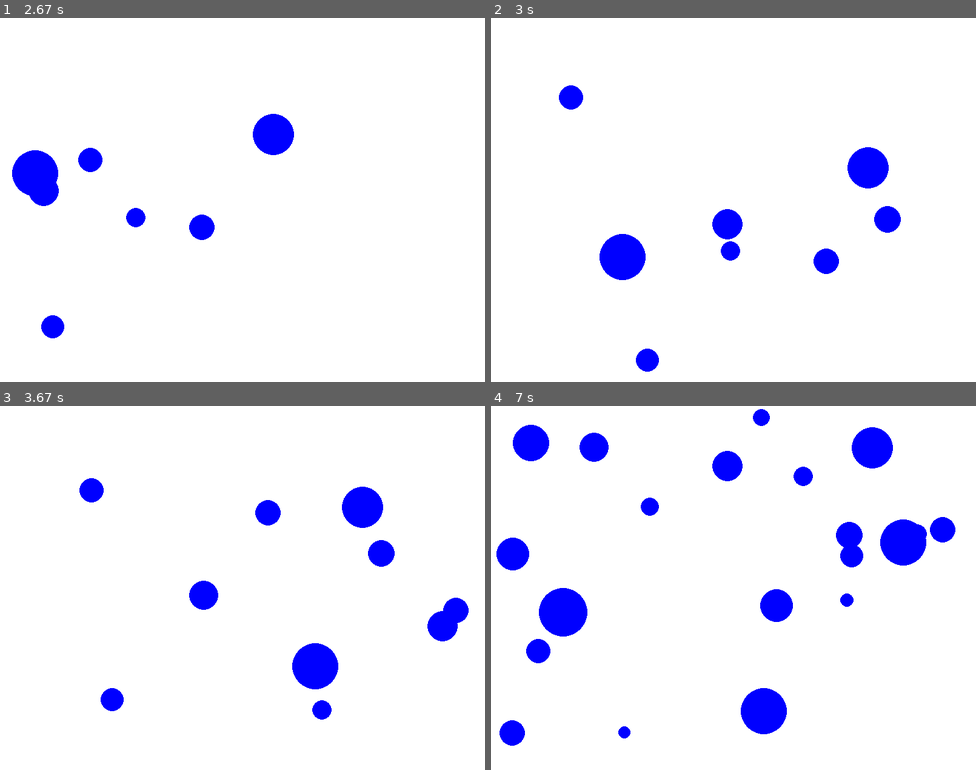
Above: before the commit, frames 1-4 (two rows, left to right).
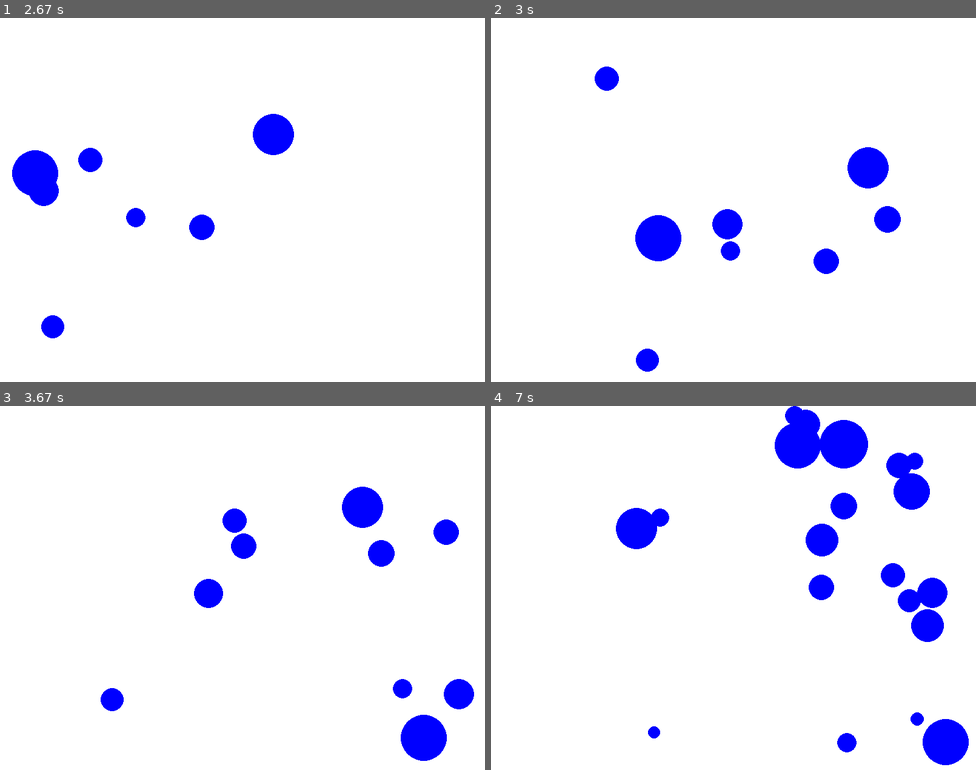
Above: after the commit, the same moments.

Repository: Lurtus/Ball_game_pygame
Game: pygame game, started from BallGame5.py
Two runs of this game, one before a commit and one after it. Both use one fixed random seed, a clock stepped at 60 frames per second and the inputs below.
Inputs (mouse positions are in pixels of both pictures, inside the frame that each line leads up to):
- Up to frame 1 (2.67 s): press the mouse at (242, 221) at 0.37 s; move the mouse to (184, 214) at 0.47 s; release the mouse at (126, 203) at 0.6 s; click (92, 145) at 0.72 s; click (252, 76) at 1.05 s; click (247, 236) at 1.38 s; click (174, 123) at 1.72 s; click (58, 119) at 2.05 s; click (101, 130) at 2.38 s
- Up to frame 2 (3 s): click (752, 185) at 2.72 s
- Up to frame 3 (3.67 s): click (417, 671) at 3.05 s; click (135, 522) at 3.38 s
- Up to frame 4 (7 s): click (685, 573) at 3.72 s; click (641, 500) at 4.05 s; click (563, 715) at 4.38 s; click (573, 511) at 4.72 s; click (714, 464) at 5.05 s; click (801, 609) at 5.38 s; click (728, 653) at 5.72 s; click (840, 704) at 6.05 s; click (777, 555) at 6.38 s; click (820, 609) at 6.72 s

Frame 1 is identical in both runs. In frame 2, 2.3% of the frame differs, in the area x 14-40%, y 13-72%; in frame 3, 4.8%; in frame 4, 15%, in the area x 1-99%, y 0-99%.

Commit message:
Add files via upload

Diff:
--- a/BallGame5.py
+++ b/BallGame5.py
@@ -36,7 +36,7 @@
         self.radius = random.randint(10,40)
 
 
-        self.mass = self.radius*10
+        self.mass = self.radius**2
 
 
         self.surf = pygame.Surface([2*self.radius,2*self.radius])
@@ -144,7 +144,7 @@
 clock = pygame.time.Clock()
 running = True
 
-coll_dissipation = 10
+coll_dissipation = 100
 nbr = 0
 
 coll_prevframe = [] #list of integers keeping track if balls were colliding in previous frame or not.
